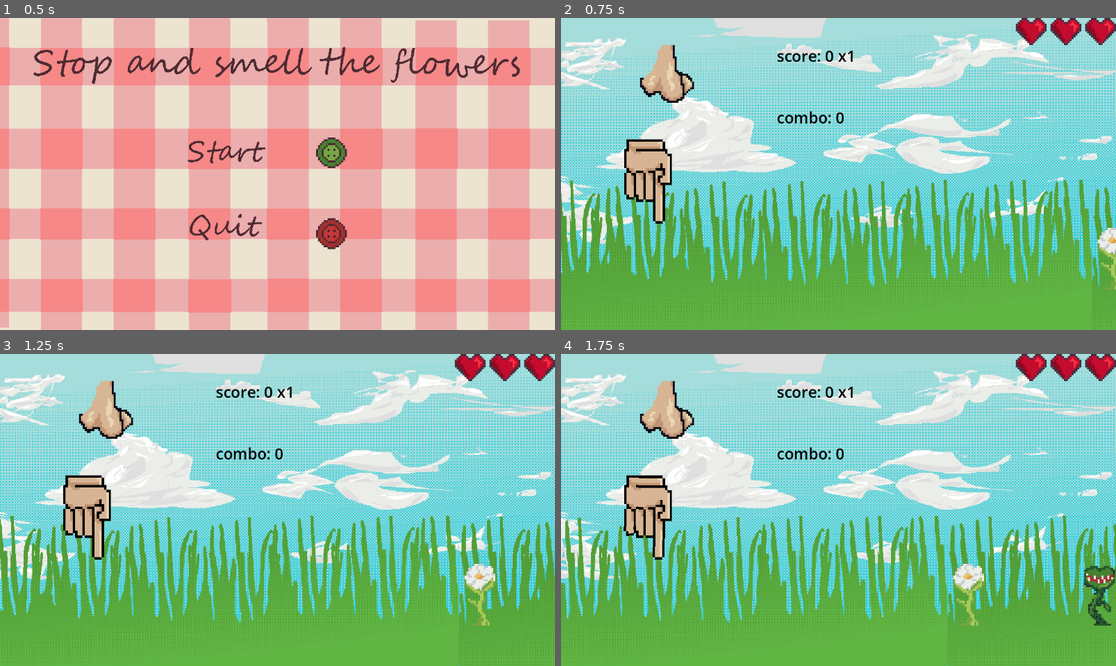
Above: before the commit, frames 1-4 (two rows, left to right).
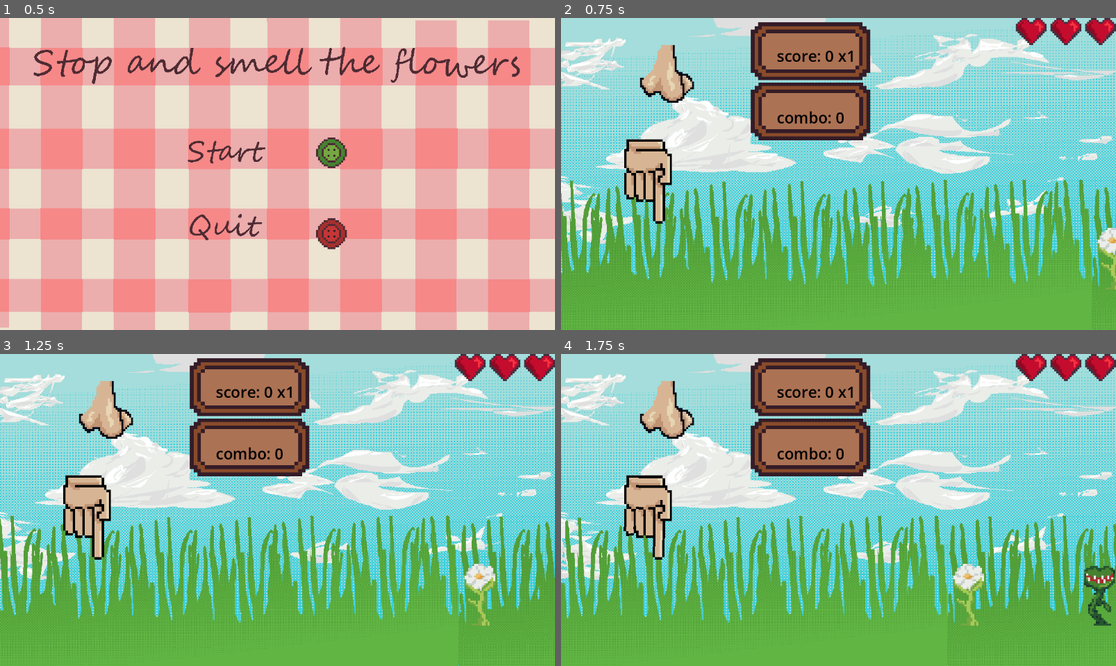
Above: after the commit, the same moments.

Repository: Lonely-Corner/SussexHackathon2026
Game: Godot game, scene res://Scenes/StartMenu.tscn
Two runs of this game, one before a commit and one after it. Both use one fixed random seed, a clock stepped at 60 frames per second and the inputs below.
Inputs (mouse positions are in pixels of both pictures, inside the frame that each line leads up to):
- Up to frame 1 (0.5 s): no input
- Up to frame 2 (0.75 s): click (894, 152) at 0.5 s
- Up to frame 3 (1.25 s): no input
- Up to frame 4 (1.75 s): tap Enter (enter) at 1.25, 1.35 s

Frame 1 is identical in both runs. In frame 2, 7.7% of the frame differs, in the area x 34-56%, y 1-40%; in frame 3, 7.7%; in frame 4, 7.7%.

Commit message:
end screen + pause + fixes/qol
Co-Authored-By: Immanuel Sounthonevichit <immansounthon@protonmail.com>

Diff:
--- /dev/null
+++ b/Scenes/DeathMenu.tscn
@@ -0,0 +1,47 @@
+[gd_scene format=3 uid="uid://cwau3jemp70rd"]
+
+[ext_resource type="Texture2D" uid="uid://d21mouq8f75vg" path="res://Assets/death screen.png" id="1_71jv1"]
+[ext_resource type="Script" uid="uid://chpjne6dwf4cv" path="res://Scripts/DeathMenu.gd" id="1_ad56y"]
+[ext_resource type="Texture2D" uid="uid://c3bhg3hm22a8e" path="res://Assets/red button.png" id="2_ad56y"]
+[ext_resource type="Texture2D" uid="uid://drfskjqx75eiv" path="res://Assets/green button.png" id="3_10rdd"]
+
+[node name="Control" type="Control" unique_id=1243174752]
+layout_mode = 3
+anchors_preset = 15
+anchor_right = 1.0
+anchor_bottom = 1.0
+grow_horizontal = 2
+grow_vertical = 2
+script = ExtResource("1_ad56y")
+
+[node name="TextureRect" type="TextureRect" parent="." unique_id=620927145]
+texture_filter = 1
+layout_mode = 0
+offset_right = 1152.0
+offset_bottom = 648.0
+texture = ExtResource("1_71jv1")
+
+[node name="Button" type="Button" parent="." unique_id=570526813]
+texture_filter = 1
+layout_mode = 0
+offset_left = 592.0
+offset_top = 192.0
+offset_right = 616.0
+offset_bottom = 216.0
+scale = Vector2(4, 4)
+icon = ExtResource("2_ad56y")
+flat = true
+
+[node name="Button2" type="Button" parent="." unique_id=357759984]
+texture_filter = 1
+layout_mode = 0
+offset_left = 592.0
+offset_top = 272.0
+offset_right = 616.0
+offset_bottom = 296.0
+scale = Vector2(4, 4)
+icon = ExtResource("3_10rdd")
+flat = true
+
+[connection signal="pressed" from="Button" to="." method="_on_button_pressed"]
+[connection signal="pressed" from="Button2" to="." method="_on_button_2_pressed"]
--- a/Scenes/Main.tscn
+++ b/Scenes/Main.tscn
@@ -5,9 +5,19 @@
 [ext_resource type="Texture2D" uid="uid://c4qvasn4e0m1b" path="res://Assets/sky background.png" id="2_pbw6q"]
 [ext_resource type="Texture2D" uid="uid://bxqmnrms60xc3" path="res://Assets/grass.png" id="3_50glp"]
 [ext_resource type="PackedScene" uid="uid://bj2bgx71kx0ye" path="res://Scenes/Zone.tscn" id="3_kln2b"]
+[ext_resource type="Texture2D" uid="uid://10k8x3aj30b4" path="res://Assets/plaque.png" id="4_grg3l"]
 [ext_resource type="PackedScene" uid="uid://djlwl0f2hg2cj" path="res://Scenes/Nose.tscn" id="4_rgh2o"]
 [ext_resource type="PackedScene" uid="uid://b7akyfk27rlk7" path="res://Scenes/HeartsContainer.tscn" id="6_v1gob"]
 [ext_resource type="AudioStream" uid="uid://dvgbf100wgis2" path="res://Assets/HakathonSong.wav" id="7_jw32o"]
+[ext_resource type="Script" uid="uid://c6y2geghoe6fr" path="res://Scripts/Pause.gd" id="9_4kpch"]
+[ext_resource type="Texture2D" uid="uid://c3bhg3hm22a8e" path="res://Assets/red button.png" id="10_grg3l"]
+[ext_resource type="Texture2D" uid="uid://drfskjqx75eiv" path="res://Assets/green button.png" id="11_frkhe"]
+
+[sub_resource type="StyleBoxEmpty" id="StyleBoxEmpty_4kpch"]
+
+[sub_resource type="StyleBoxEmpty" id="StyleBoxEmpty_grg3l"]
+
+[sub_resource type="StyleBoxEmpty" id="StyleBoxEmpty_frkhe"]
 
 [node name="Game" type="Node2D" unique_id=834624864 node_paths=PackedStringArray("zone")]
 script = ExtResource("1_kln2b")
@@ -36,6 +46,24 @@
 offset_right = 2328.0
 offset_bottom = 648.0
 texture = ExtResource("3_50glp")
+expand_mode = 1
+
+[node name="TextureRect2" type="TextureRect" parent="." unique_id=1577173264]
+texture_filter = 1
+offset_left = 394.09
+offset_top = 133.92
+offset_right = 642.08997
+offset_bottom = 253.91998
+texture = ExtResource("4_grg3l")
+expand_mode = 1
+
+[node name="TextureRect3" type="TextureRect" parent="." unique_id=1599325984]
+texture_filter = 1
+offset_left = 394.06
+offset_top = 8.955
+offset_right = 642.05994
+offset_bottom = 128.95502
+texture = ExtResource("4_grg3l")
 expand_mode = 1
 
 [node name="ComboCounter" type="Label" parent="." unique_id=1080415226]
@@ -85,3 +113,65 @@
 [node name="AudioStreamPlayer2D" type="AudioStreamPlayer2D" parent="." unique_id=1443477025]
 stream = ExtResource("7_jw32o")
 autoplay = true
+
+[node name="Pause" type="Control" parent="." unique_id=1302573712]
+visible = false
+layout_mode = 3
+anchors_preset = 0
+offset_right = 40.0
+offset_bottom = 40.0
+script = ExtResource("9_4kpch")
+
+[node name="Panel" type="Panel" parent="Pause" unique_id=57097914]
+layout_mode = 0
+offset_right = 1152.0
+offset_bottom = 648.0
+
+[node name="TextEdit" type="TextEdit" parent="Pause" unique_id=1854778917]
+layout_mode = 0
+offset_left = 536.0
+offset_top = 152.0
+offset_right = 880.0
+offset_bottom = 248.0
+theme_override_font_sizes/font_size = 64
+theme_override_styles/normal = SubResource("StyleBoxEmpty_4kpch")
+theme_override_styles/focus = SubResource("StyleBoxEmpty_grg3l")
+theme_override_styles/read_only = SubResource("StyleBoxEmpty_frkhe")
+text = "Resume"
+
+[node name="TextEdit2" type="TextEdit" parent="Pause" unique_id=979560068]
+layout_mode = 0
+offset_left = 536.0
+offset_top = 264.0
+offset_right = 1136.0
+offset_bottom = 360.0
+theme_override_font_sizes/font_size = 64
+theme_override_styles/normal = SubResource("StyleBoxEmpty_4kpch")
+theme_override_styles/focus = SubResource("StyleBoxEmpty_grg3l")
+theme_override_styles/read_only = SubResource("StyleBoxEmpty_frkhe")
+text = "Quit to Menu"
+
+[node name="Button" type="Button" parent="Pause" unique_id=114292071]
+texture_filter = 1
+layout_mode = 0
+offset_left = 408.0
+offset_top = 264.0
+offset_right = 432.0
+offset_bottom = 288.0
+scale = Vector2(4, 4)
+icon = ExtResource("10_grg3l")
+flat = true
+
+[node name="Button2" type="Button" parent="Pause" unique_id=280405327]
+texture_filter = 1
+layout_mode = 0
+offset_left = 408.0
+offset_top = 160.0
+offset_right = 432.0
+offset_bottom = 184.0
+scale = Vector2(4, 4)
+icon = ExtResource("11_frkhe")
+flat = true
+
+[connection signal="pressed" from="Pause/Button" to="Pause" method="_on_button_pressed"]
+[connection signal="pressed" from="Pause/Button2" to="Pause" method="_on_button_2_pressed"]
--- /dev/null
+++ b/Scripts/DeathMenu.gd
@@ -0,0 +1,17 @@
+extends Control
+
+@onready var menu = load("res://Scenes/StartMenu.tscn")
+
+# Called when the node enters the scene tree for the first time.
+func _ready() -> void:
+	pass # Replace with function body.
+
+# Called every frame. 'delta' is the elapsed time since the previous frame.
+func _process(delta: float) -> void:
+	pass
+
+func _on_button_2_pressed() -> void:
+	get_tree().change_scene_to_packed(menu)
+
+func _on_button_pressed() -> void:
+	get_tree().quit()
--- /dev/null
+++ b/Scripts/Pause.gd
@@ -0,0 +1,28 @@
+extends Control
+
+@onready var menu = load("res://Scenes/StartMenu.tscn")
+var isPaused = false
+
+# Called when the node enters the scene tree for the first time.
+func _ready() -> void:
+	process_mode = Node.PROCESS_MODE_ALWAYS
+	pass # Replace with function body.
+
+
+# Called every frame. 'delta' is the elapsed time since the previous frame.
+func _process(delta: float) -> void:
+	if Input.is_action_just_pressed("esc"):
+		isPaused = !isPaused
+		get_tree().paused = isPaused
+		set_visible(isPaused)
+	pass
+
+
+func _on_button_2_pressed() -> void:
+	get_tree().paused = false
+	set_visible(false);
+	pass # Replace with function body.
+
+
+func _on_button_pressed() -> void:
+	get_tree().change_scene_to_packed(menu)
--- a/Scripts/Spawn.gd
+++ b/Scripts/Spawn.gd
@@ -1,7 +1,7 @@
 extends Node2D
 
 @export var zone = Node2D;
-
+@onready var deathMenu = preload("res://Scenes/DeathMenu.tscn")
 @onready var heartsContainer = $CanvasLayer/HeartsContainer
 @export var speed = 5;
 
@@ -67,7 +67,7 @@
 	heartsContainer.updateHearts(zone.currentHealth)
 
 	if zone.currentHealth <= 0:
-		get_tree().quit()
+		get_tree().change_scene_to_packed(deathMenu)
 
 	$Grass1.position -= Vector2(speed, 0)
 	$Grass2.position -= Vector2(speed, 0)
--- a/project.godot
+++ b/project.godot
@@ -29,6 +29,11 @@
 , Object(InputEventMouseButton,"resource_local_to_scene":false,"resource_name":"","device":-1,"window_id":0,"alt_presse …(249 unchanged characters)…
 ]
 }
+esc={
+"deadzone": 0.2,
+"events": [Object(InputEventKey,"resource_local_to_scene":false,"resource_name":"","device":-1,"window_id":0,"alt_pressed":false,"shift_pressed":false,"ctrl_pressed":false,"meta_pressed":false,"pressed":false,"keycode":0,"physical_keycode":4194305,"key_label":0,"unicode":0,"location":0,"echo":false,"script":null)
+]
+}
 
 [physics]
 
Not shown, added: Assets/plaque.png.import
Not shown, added: Scripts/DeathMenu.gd.uid
Not shown, added: Scripts/Pause.gd.uid
